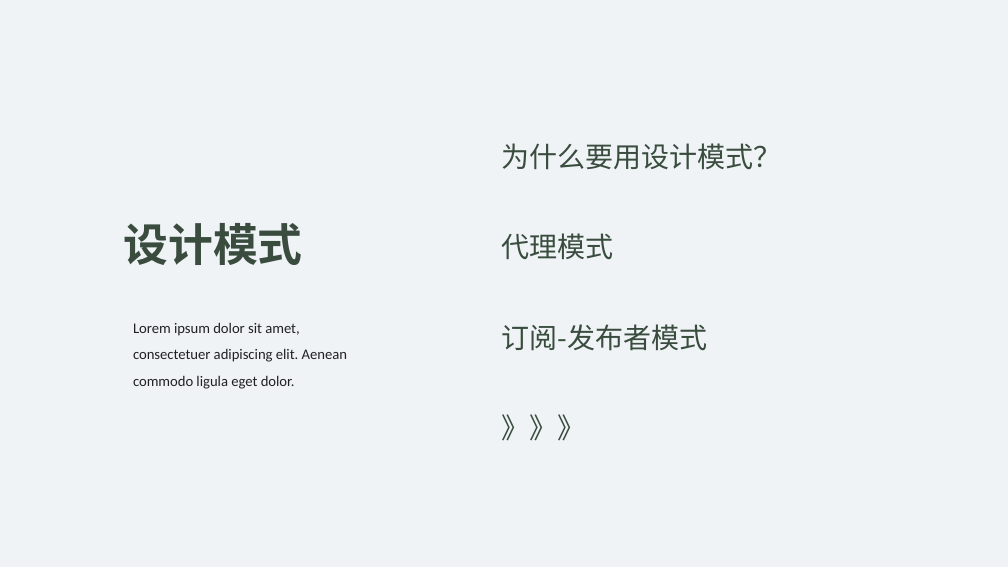
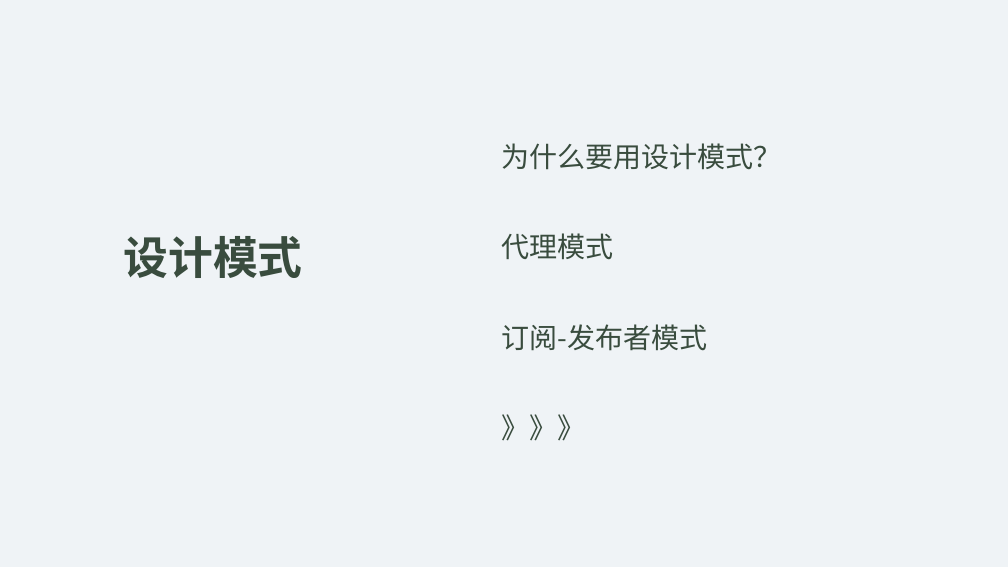
Before and after one commit to HTML-Worker/Design_Pattern_Sharing, a slide deck: slide 2 of doc/设计模式.pptx. Drawn at 1008x567 pixels with LibreOffice and Linux fonts; fonts in the diff are those of the drawing. Boxes give left, top, right and bottom in pixels: in the first picture for what was removed or moved away, otherwise in the second. Text is boxed around its words. In the diff, an @@ line names an element or a change of style, - is before the commit and + after.

```diff
--- a/doc/设计模式.pptx
+++ b/doc/设计模式.pptx
@@ text "设计模式": place and size @@
-text "设计模式" at (123,223,302,265)
+text "设计模式" at (123,236,302,278)
@@ text removed at (133,322,347,389) @@
-Lorem ipsum dolor sit amet, consectetuer adipiscing elit. Aenean commodo ligula eget dolor.
```
Also in this commit, not shown: 1 slide added, 1 other file.
